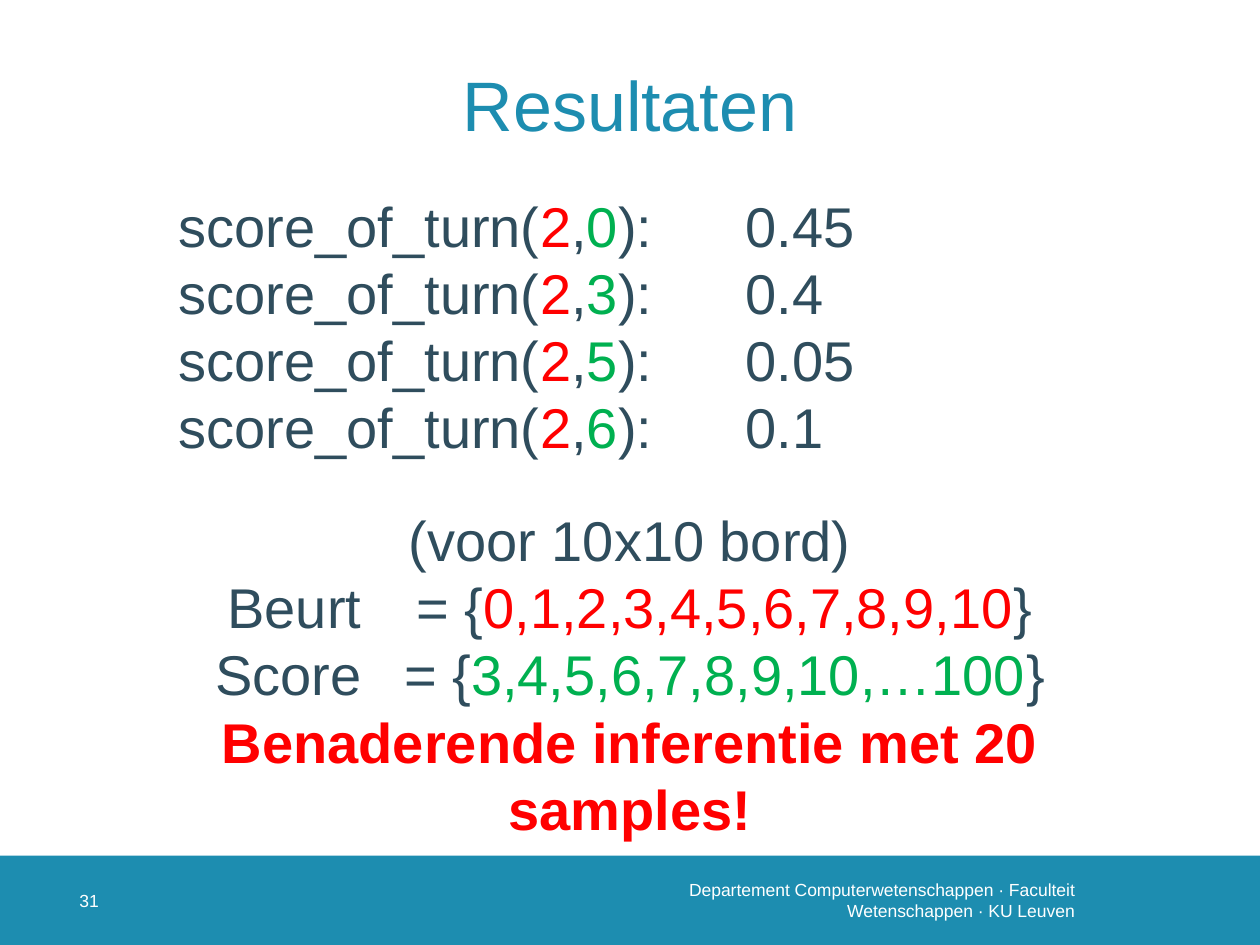
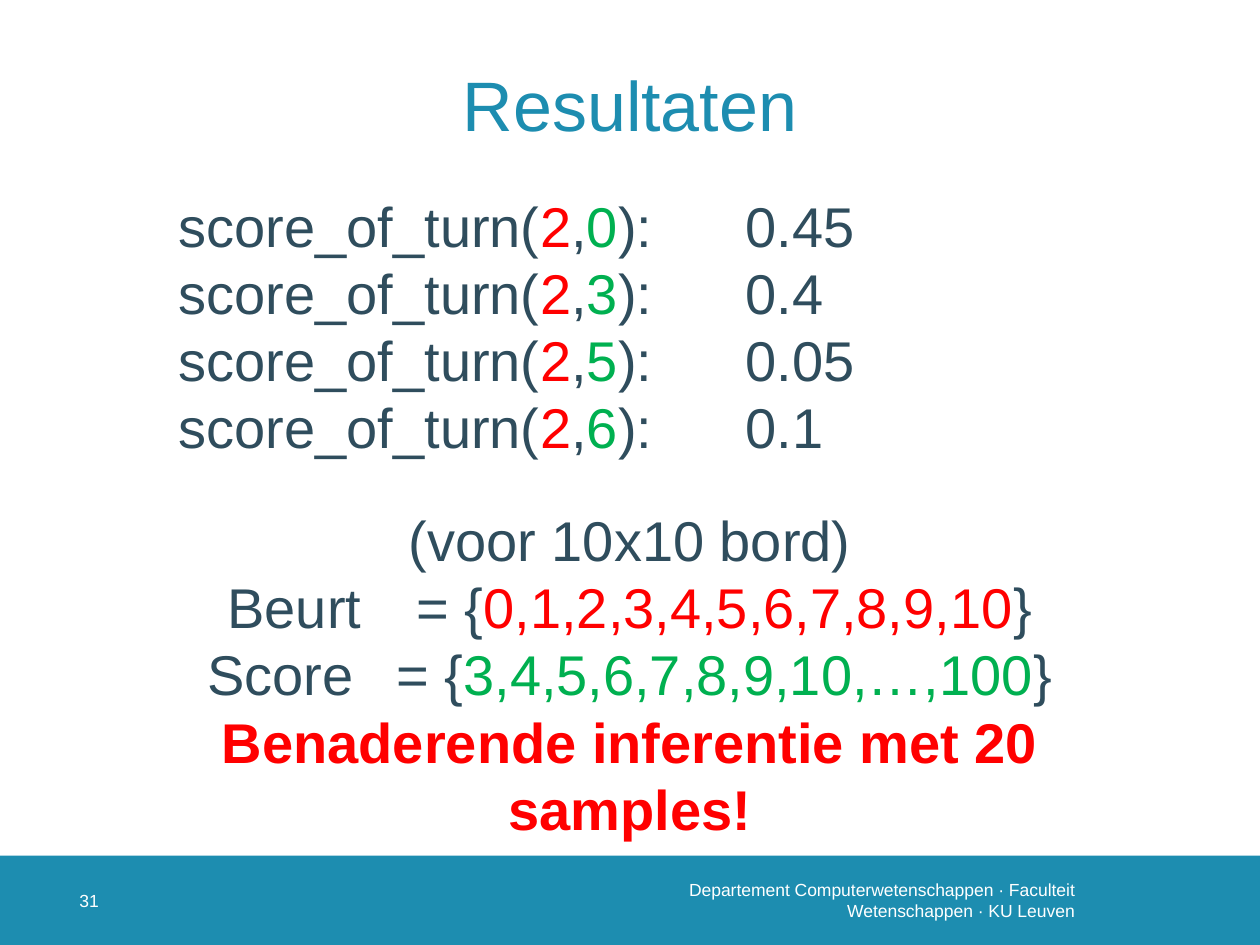
Before and after one commit to susverwimp/T208-Probabilistic-Programming-A-Case-Study, a slide deck: slide 32 of thesis/presentations/2 second/secondv3.pptx. Drawn at 1260x945 pixels with LibreOffice and Linux fonts; fonts in the diff are those of the drawing; background and template pictures are left out. Boxes give left, top, right and bottom in pixels: in the first picture for what was removed or moved away, otherwise in the second. Text is boxed around its words. In the diff, an @@ line names an element or a change of style, - is before the commit and + after.

```diff
--- a/thesis/presentations/2 second/secondv3.pptx
+++ b/thesis/presentations/2 second/secondv3.pptx
@@ text at [207, 654, 1053, 706]: text changed @@
-Score = {3,4,5,6,7,8,9,10,…100}
+Score = {3,4,5,6,7,8,9,10,…,100}
```
Also in this commit, not shown: 2 other slides changed, 1 slide removed.
